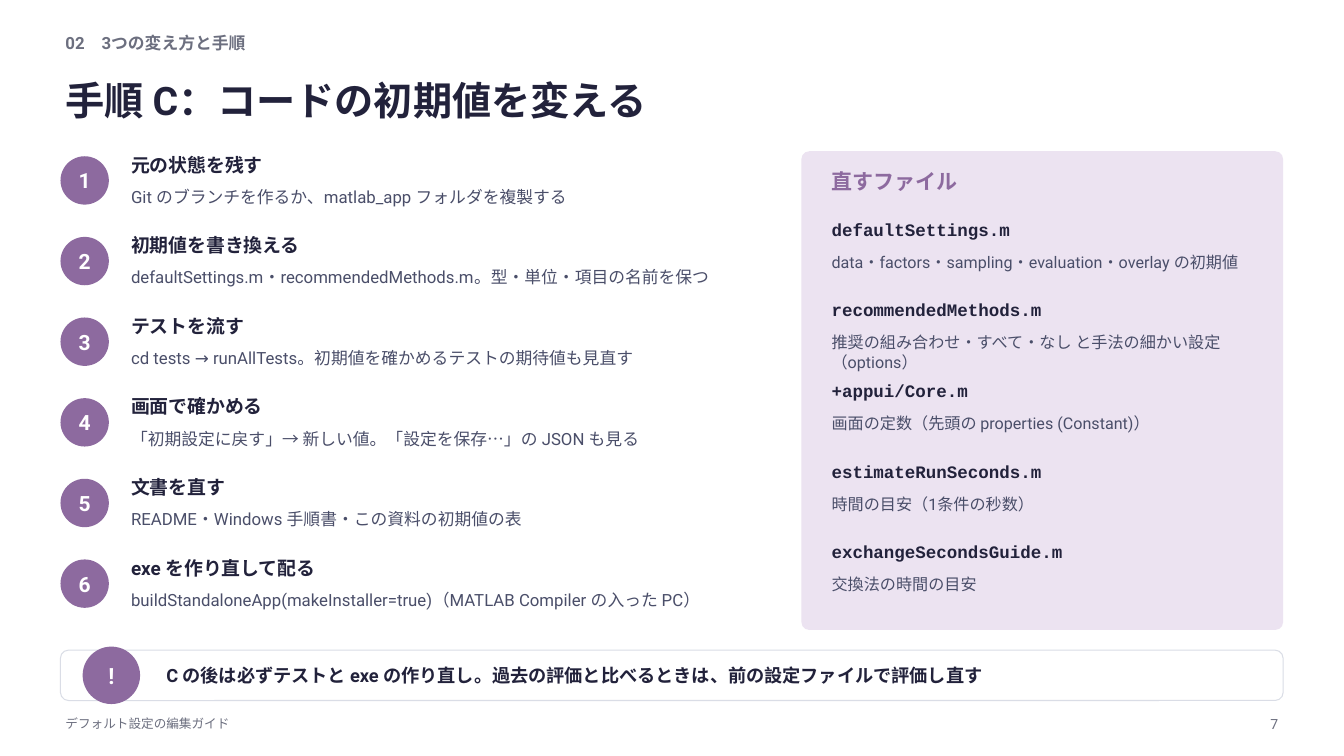
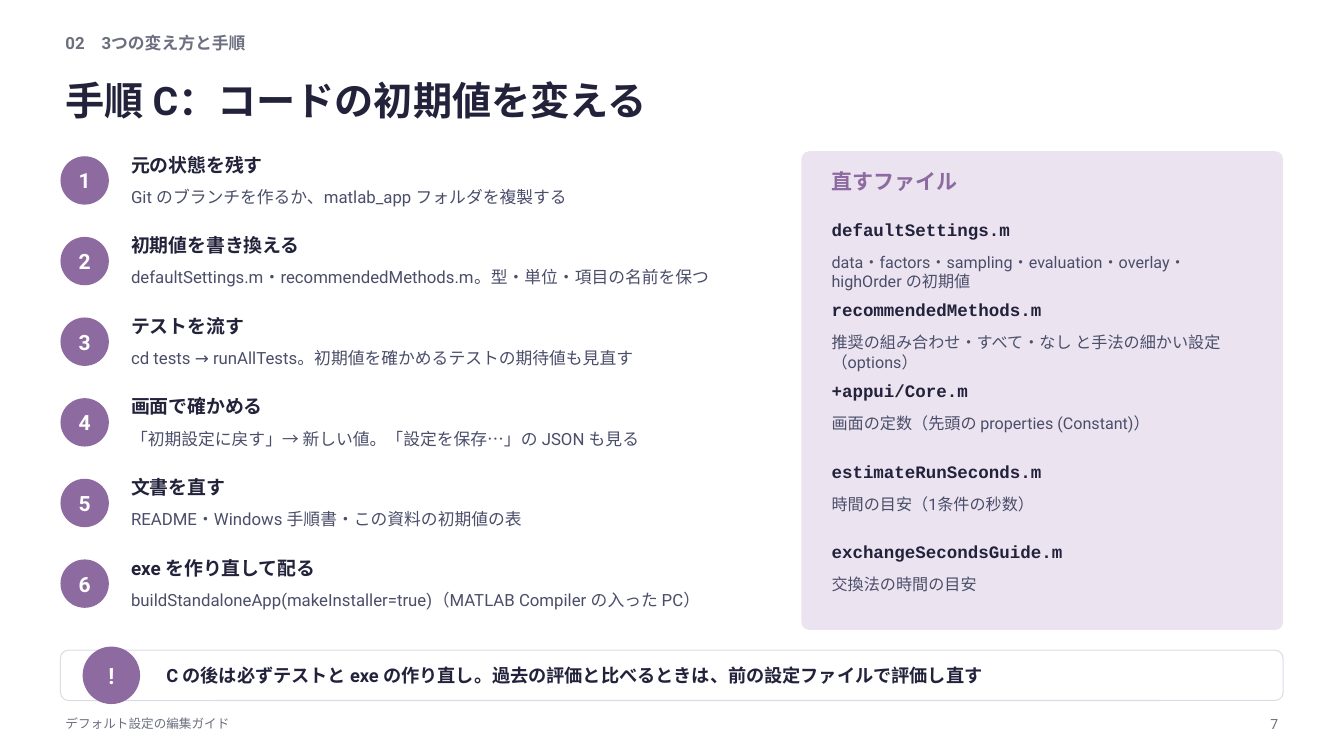
Before and after one commit to rsakamoto-0824/alignment-estimation-benchmark, a slide deck: slide 7 of matlab_app/docs/defaults_guide/デフォルト設定の編集ガイド.pptx. Drawn at 1344x756 pixels with LibreOffice and Linux fonts; fonts in the diff are those of the drawing. Boxes give left, top, right and bottom in pixels: in the first picture for what was removed or moved away, otherwise in the second. Text is boxed around its words. In the diff, an @@ line names an element or a change of style, - is before the commit and + after.

```diff
--- a/matlab_app/docs/defaults_guide/デフォルト設定の編集ガイド.pptx
+++ b/matlab_app/docs/defaults_guide/デフォルト設定の編集ガイド.pptx
@@ text at (832,256,1186,291): text changed @@
-data・factors・sampling・evaluation・overlay の初期値
+data・factors・sampling・evaluation・overlay・highOrder の初期値
```
Also in this commit, not shown: 7 other slides changed, 1 slide added, 42 other files.
